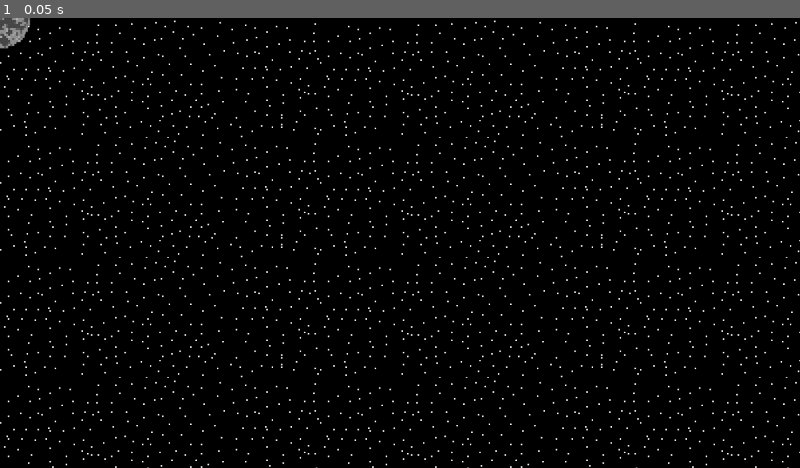
Above: before the commit, frame 1.
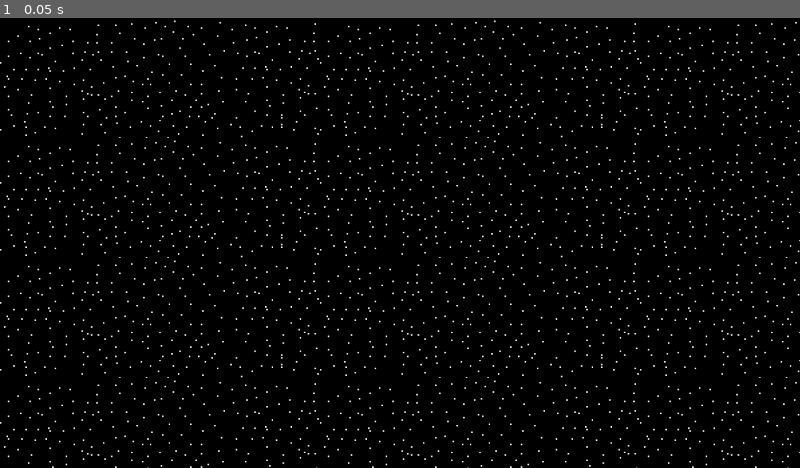
Above: after the commit, the same moment.

Repository: evanboardway/GVSU-CIS350-space-force-official
Game: Godot game, scene res://game/system/System.tscn
Two runs of this game, one before a commit and one after it. Both use one fixed random seed, a clock stepped at 60 frames per second and the inputs below. This scene is started directly instead of the project's main scene.
Inputs:
- Up to frame 1 (0.05 s): no input

The runs differ from the first frame. In frame 1, 0.2% of the frame differs, in the area x 0-4%, y 0-7%.

Commit message:
added scene switching functionality

Diff:
--- a/src/game/Game.gd
+++ b/src/game/Game.gd
@@ -1,10 +1,6 @@
 extends Node
 
-onready var earth = preload("res://game/earth/Earth.tscn")
-onready var system = preload("res://game/system/System.tscn")
-onready var player = preload("res://game/player/Player.tscn")
 
 func _ready():
-	var scene = system.instance()
-	add_child(scene)
-	scene.add_child(player.instance())
+	# start the player at the earth scene
+	SceneManager.change_scene("earth")
--- a/src/game/game-stats/Game.tscn
+++ b/src/game/Game.tscn
@@ -7,3 +7,7 @@
 script = ExtResource( 1 )
 
 [node name="PlayerStats" parent="." instance=ExtResource( 2 )]
+margin_left = 0.0
+margin_top = 1.0
+margin_right = 0.0
+margin_bottom = 1.0
--- a/src/game/game-stats/nav_menu.gd
+++ b/src/game/game-stats/nav_menu.gd
@@ -1,27 +1,24 @@
 extends PopupMenu
 
-onready var earthScene = preload("res://game/earth/Earth.tscn")
-onready var blueSystem = preload("res://game/system/system.tscn")
-
 func _on_Earth_pressed():
-	get_tree().change_scene(earthScene)
+	SceneManager.change_scene("earth")
 
 
 func _on_Blue_pressed():
-	pass # Replace with function body.
+	SceneManager.change_scene("blue")
 
 
 func _on_Pastel_pressed():
-	pass # Replace with function body.
+	SceneManager.change_scene("pastel")
 
 
 func _on_Orange_pressed():
-	pass # Replace with function body.
+	SceneManager.change_scene("orange")
 
 
 func _on_Yellow_pressed():
-	pass # Replace with function body.
+	SceneManager.change_scene("yellow")
 
 
 func _on_Magenta_pressed():
-	pass # Replace with function body.
+	SceneManager.change_scene("magenta")
--- a/src/game/game-stats/stats_container.gd
+++ b/src/game/game-stats/stats_container.gd
@@ -1,10 +1,4 @@
 extends VBoxContainer
-
-
-# Declare member variables here. Examples:
-# var a = 2
-# var b = "text"
-
 
 # Called when the node enters the scene tree for the first time.
 func _ready():
--- a/src/game/game_stats.gd
+++ b/src/game/game_stats.gd
@@ -10,5 +10,3 @@
 var silver: int = 0
 var gold: int = 0
 var coins: int = 100
-
-var lastScene: String
--- /dev/null
+++ b/src/game/scene_manager.gd
@@ -0,0 +1,32 @@
+extends Node
+
+# THIS SCRIPT IS MEANT FOR MANAGING SCENES
+# in order to keep scenes in memory we change scenes by adding and removing children to the Game node.
+
+# init a dictionary of scene instances.
+
+onready var earth = preload("res://game/earth/Earth.tscn").instance()
+onready var system = preload("res://game/system/System.tscn").instance()
+onready var playerStats = preload("res://game/game-stats/PlayerStats.tscn").instance()
+onready var player = preload("res://game/player/Player.tscn").instance()
+
+var currentScene
+
+func _ready():
+	print("ready")
+
+func change_scene(location):
+	match location:
+		"earth":
+			set_scene(earth)
+		"blue":
+			set_scene(system)
+
+
+func set_scene(node_to_add):
+	var root = get_node("/root/Game")
+	for node in root.get_children():
+		root.remove_child(node)
+	root.add_child(playerStats)
+	root.add_child(node_to_add)
+	root.add_child(player)
--- a/src/game/system/System.tscn
+++ b/src/game/system/System.tscn
@@ -1,7 +1,7 @@
 [gd_scene load_steps=6 format=2]
 
 [ext_resource path="res://game/assets/background.png" type="Texture" id=1]
-[ext_resource path="res://game/system/Planet.tscn" type="PackedScene" id=2]
+[ext_resource path="res://game/system/system.gd" type="Script" id=3]
 
 [sub_resource type="TileSet" id=1]
 0/name = "background.png 0"
@@ -28,6 +28,7 @@
 b = Vector2( -1025.58, -585.006 )
 
 [node name="System" type="Node2D"]
+script = ExtResource( 3 )
 
 [node name="TileMap" type="TileMap" parent="."]
 tile_set = SubResource( 1 )
@@ -50,5 +51,3 @@
 [node name="RightWall" type="CollisionShape2D" parent="Area2D"]
 position = Vector2( 3329.06, -5.65674 )
 shape = SubResource( 3 )
-
-[node name="Planet" parent="." instance=ExtResource( 2 )]
--- /dev/null
+++ b/src/game/system/system.gd
@@ -0,0 +1,6 @@
+extends Node2D
+
+
+# Called when the node enters the scene tree for the first time.
+func _ready():
+	pass
--- a/src/project.godot
+++ b/src/project.godot
@@ -22,6 +22,7 @@
 [autoload]
 
 GameStats="*res://game/game_stats.gd"
+SceneManager="*res://game/scene_manager.gd"
 
 [display]
 
--- a/src/title-screen/TitleScreen.tscn
+++ b/src/title-screen/TitleScreen.tscn
@@ -7,18 +7,18 @@
 [node name="TitleScreen" type="Control"]
 anchor_right = 1.0
 anchor_bottom = 1.0
-margin_left = -1.0
-margin_right = -1.0
+margin_left = -2.0
+margin_right = -2.0
 script = ExtResource( 1 )
 __meta__ = {
 "_edit_use_anchors_": false
 }
 
 [node name="Menu" type="VBoxContainer" parent="."]
-margin_left = 120.0
-margin_top = 80.0
-margin_right = 1160.0
-margin_bottom = 636.0
+margin_left = 112.0
+margin_top = 98.0
+margin_right = 1152.0
+margin_bottom = 654.0
 __meta__ = {
 "_edit_use_anchors_": false
 }
@@ -51,4 +51,4 @@
 [node name="NewGameButton" parent="Menu/CenterRow/Buttons" instance=ExtResource( 2 )]
 margin_top = 141.0
 margin_bottom = 201.0
-scene_to_load = "res://game/game-stats/Game.tscn"
+scene_to_load = "res://game/Game.tscn"
--- a/src/title-screen/title_screen.gd
+++ b/src/title-screen/title_screen.gd
@@ -1,17 +1,8 @@
 extends Control
 
-
-# Declare member variables here. Examples:
-# var a = 2
-# var b = "text"
-
-
-# Called when the node enters the scene tree for the first time.
 func _ready():
 	for button in $Menu/CenterRow/Buttons.get_children():
 		button.connect("pressed", self, "_on_button_pressed", [button.scene_to_load])
 
-
-
 func _on_button_pressed(scene_to_load):
 	get_tree().change_scene(scene_to_load)
Not shown: 6 places in src/game/game-stats/PlayerStats.tscn that only renumber resources
